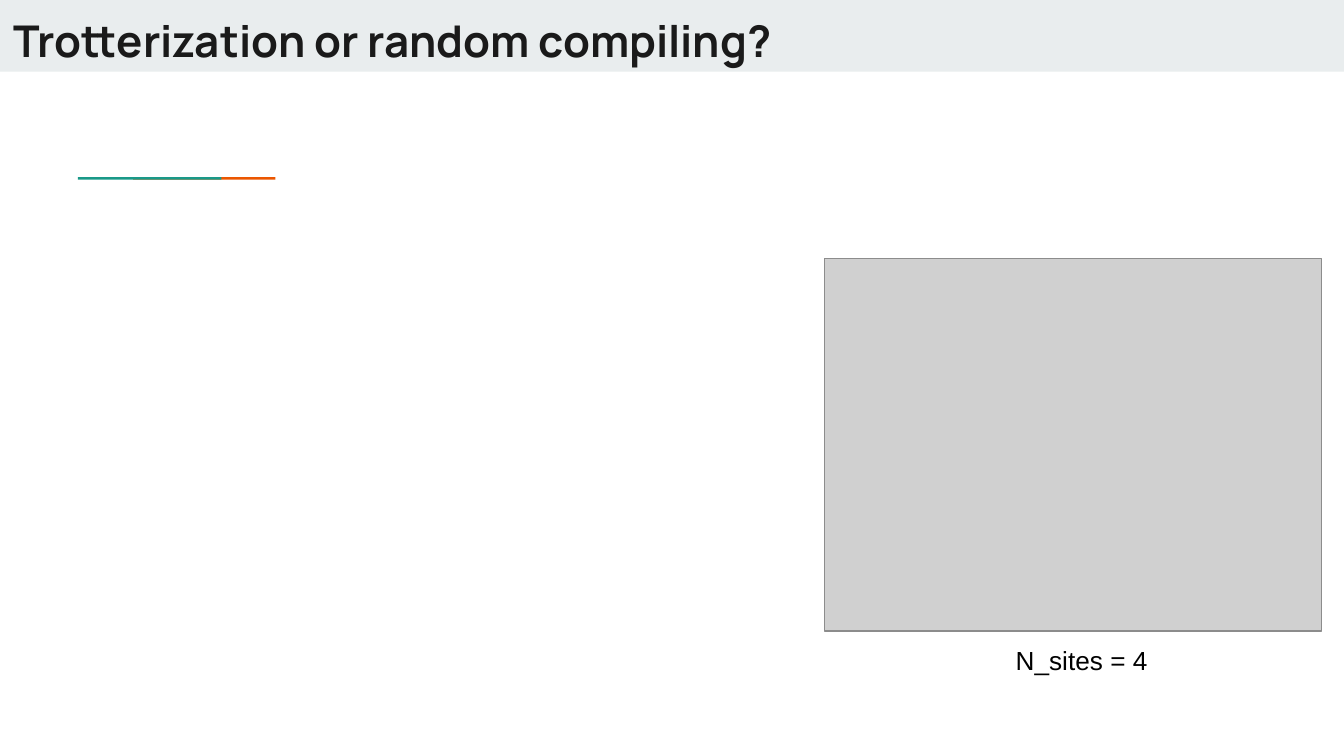
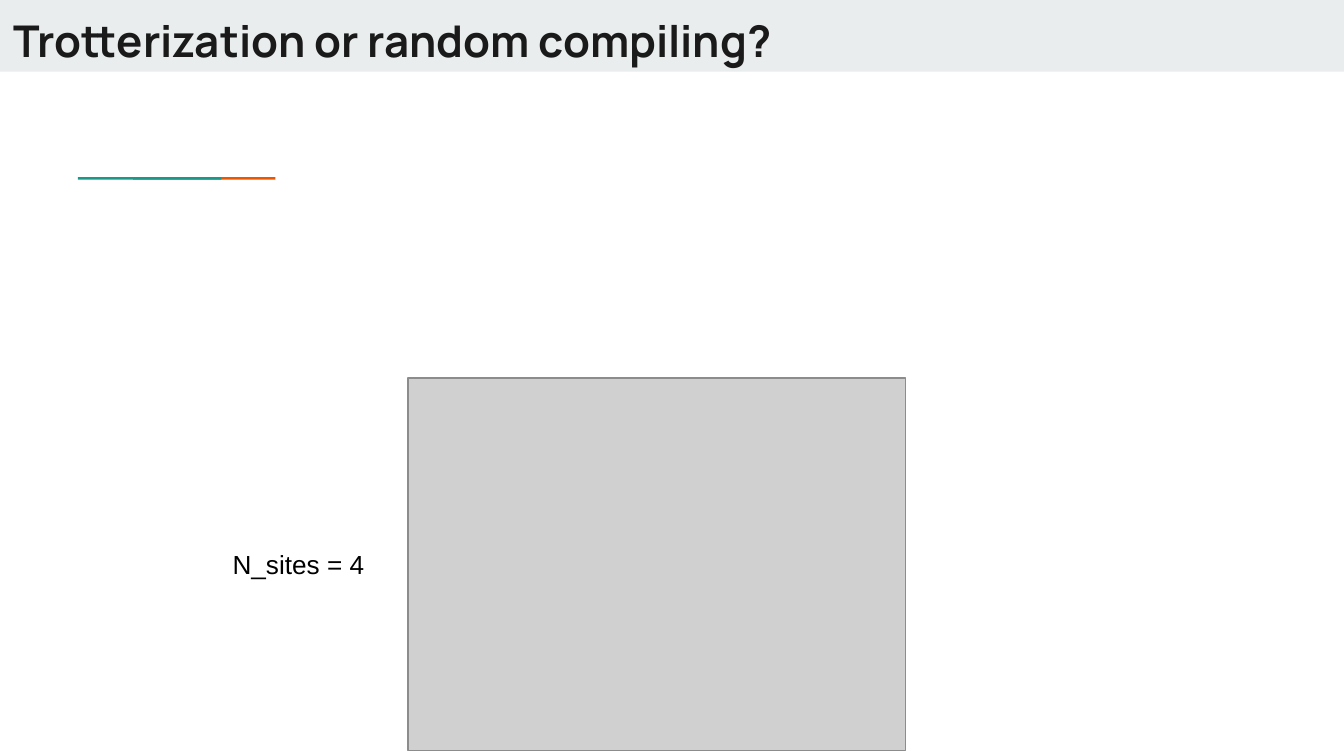
Before and after one commit to Dran-Z/QHack2023-SunnyDelft, a slide deck: slide 7 of QHack-SunnyDelft.pptx. Drawn at 1344x756 pixels with LibreOffice and Linux fonts; fonts in the diff are those of the drawing; grey boxes stand for pictures. Boxes give left, top, right and bottom in pixels: in the first picture for what was removed or moved away, otherwise in the second. Text is boxed around its words. In the diff, an @@ line names an element or a change of style, - is before the commit and + after.

```diff
--- a/QHack-SunnyDelft.pptx
+++ b/QHack-SunnyDelft.pptx
@@ picture: place and size @@
-picture at box(825, 258, 1322, 630)
+picture at box(409, 378, 906, 750)
@@ text "N_sites = 4": place and size @@
-text "N_sites = 4" at box(1016, 651, 1148, 676)
+text "N_sites = 4" at box(233, 555, 365, 580)
```
Also in this commit, not shown: 2 other slides changed, 2 other files.
